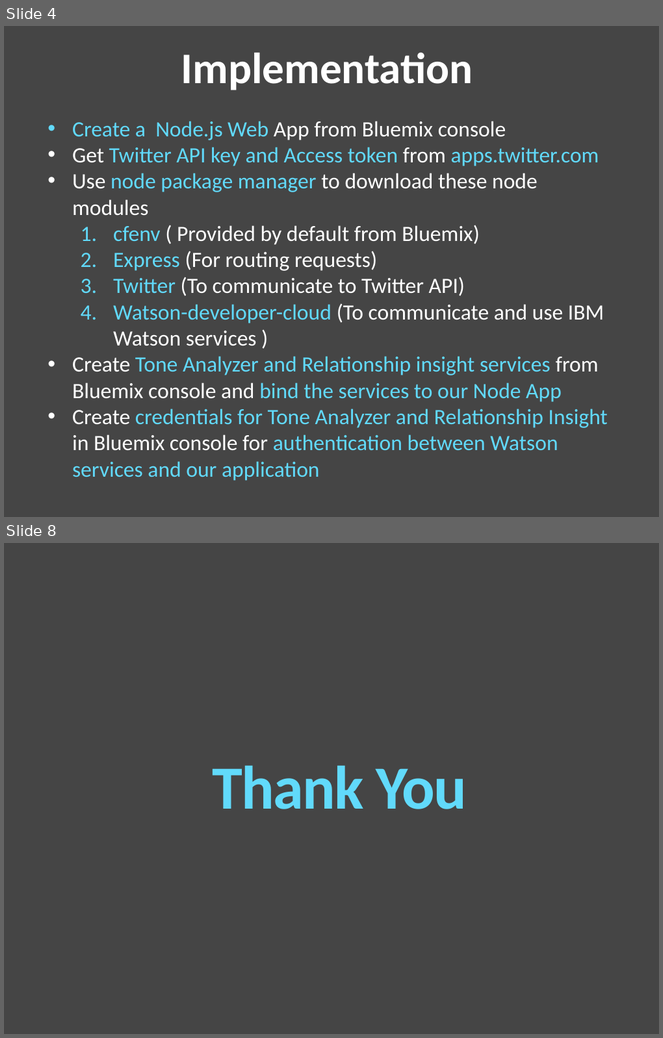
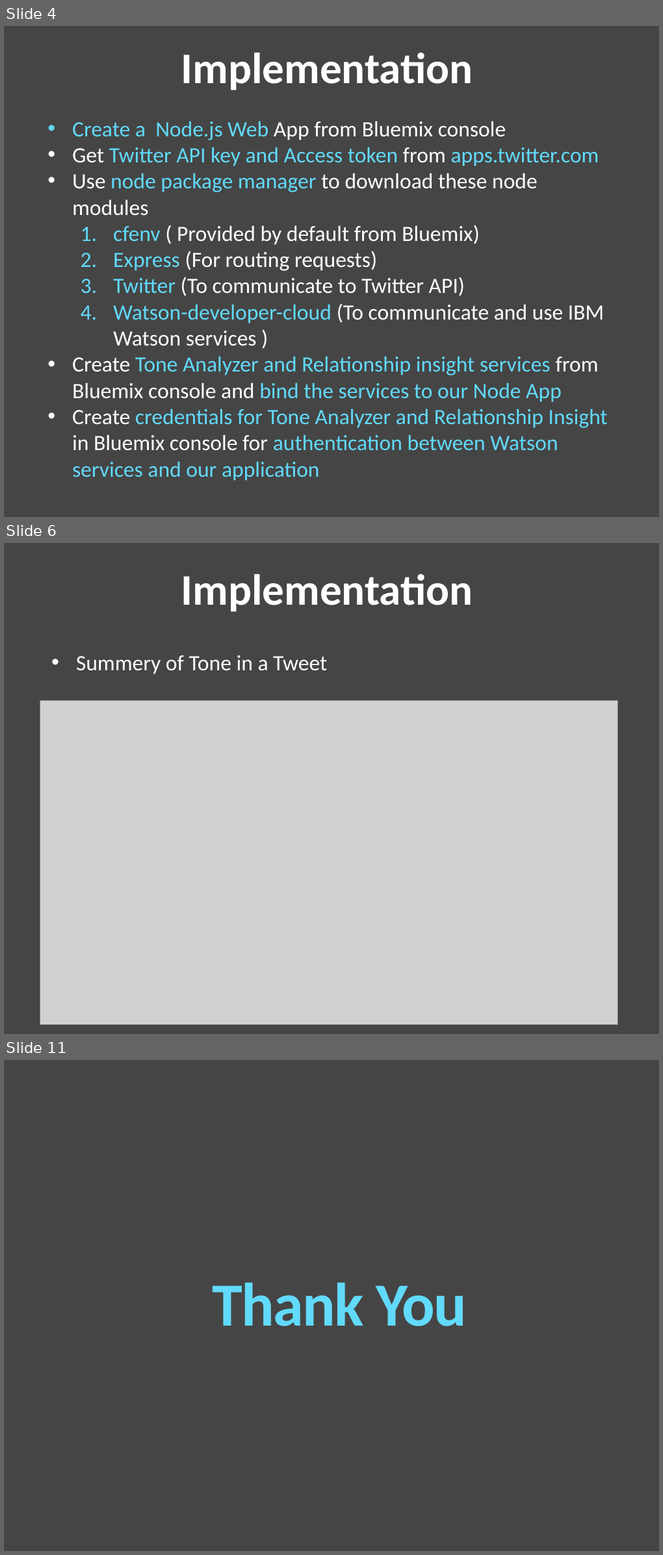
Before and after one commit to LadwaAditya/TwiTone, a slide deck: Presentation.pptx. Shown one above the other, each under a label of ours: slides 4 and 8 before the commit, slides 4, 6 and 11 after it; the slides between them are not shown. The pictures are 663x1038 and 663x1555 pixels, drawn with LibreOffice and Linux fonts; fonts in the diff are those of the drawing; grey boxes stand for pictures. Boxes give left, top, right and bottom in pixels: in the first picture for what was removed or moved away, otherwise in the second. Text is boxed around its words. In the diff, an @@ line names an element or a change of style, - is before the commit and + after.

```diff
--- a/Presentation.pptx
+++ b/Presentation.pptx
@@ slide 6 added at [4, 543, 659, 1034], background #454545 @@
@@ text added at [181, 574, 473, 612], 48 pt, text #FFFFFF, bold @@
+Implementation
@@ text added at [76, 655, 327, 674], 24 pt, text #FFFFFF @@
+• Summery of Tone in a Tweet
@@ picture added at [40, 701, 617, 1026] @@
@@ what was slide 8 is now slide 11 @@
```
Also in this commit, not shown: 1 slide changed, 4 other slides added, 2 slides removed.
